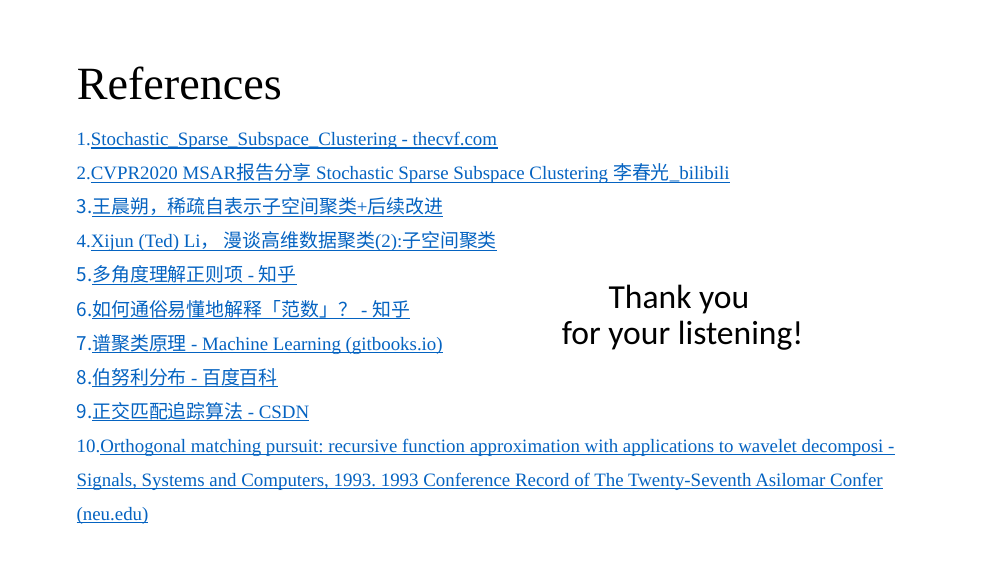
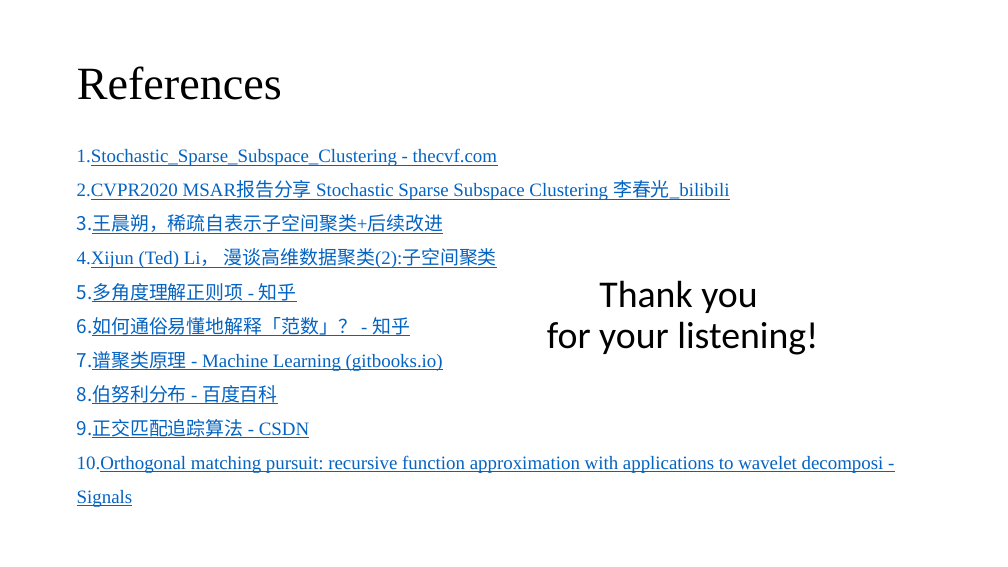
Before and after one commit to charloe2000/charloe2000.github.io, a slide deck: slide 25 of 2021/07/17/Chen_Stochastic_Sparse_Subspace_Clustering_CVPR_2020_paper/Presentation.pptx. Drawn at 1008x567 pixels with LibreOffice and Linux fonts; fonts in the diff are those of the drawing. Boxes give left, top, right and bottom in pixels: in the first picture for what was removed or moved away, otherwise in the second. Text is boxed around its words. In the diff, an @@ line names an element or a change of style, - is before the commit and + after.

```diff
--- a/2021/07/17/Chen_Stochastic_Sparse_Subspace_Clustering_CVPR_2020_paper/Presentation.pptx
+++ b/2021/07/17/Chen_Stochastic_Sparse_Subspace_Clustering_CVPR_2020_paper/Presentation.pptx
@@ text "Stochastic_Sparse_Subspace_Clustering - thecvf.com": place and size @@
-text "Stochastic_Sparse_Subspace_Clustering - thecvf.com" at bbox=[77, 131, 884, 524]
+text "Stochastic_Sparse_Subspace_Clustering - thecvf.com" at bbox=[77, 148, 884, 507]
@@ text "Thank you for your listening!" at bbox=[547, 280, 818, 355]: size 32 to 36 pt @@
@@ text at bbox=[77, 455, 884, 507]: text changed @@
-10. Orthogonal matching pursuit: recursive function approximation with applications to wavelet decomposi - Signals, Systems and Computers, 1993. 1993 Conference Record of The Twenty-Seventh Asilomar Confer (neu.edu)
+10. Orthogonal matching pursuit: recursive function approximation with applications to wavelet decomposi - Signals
```
Also in this commit, not shown: 4 other slides changed, 3 other files.
